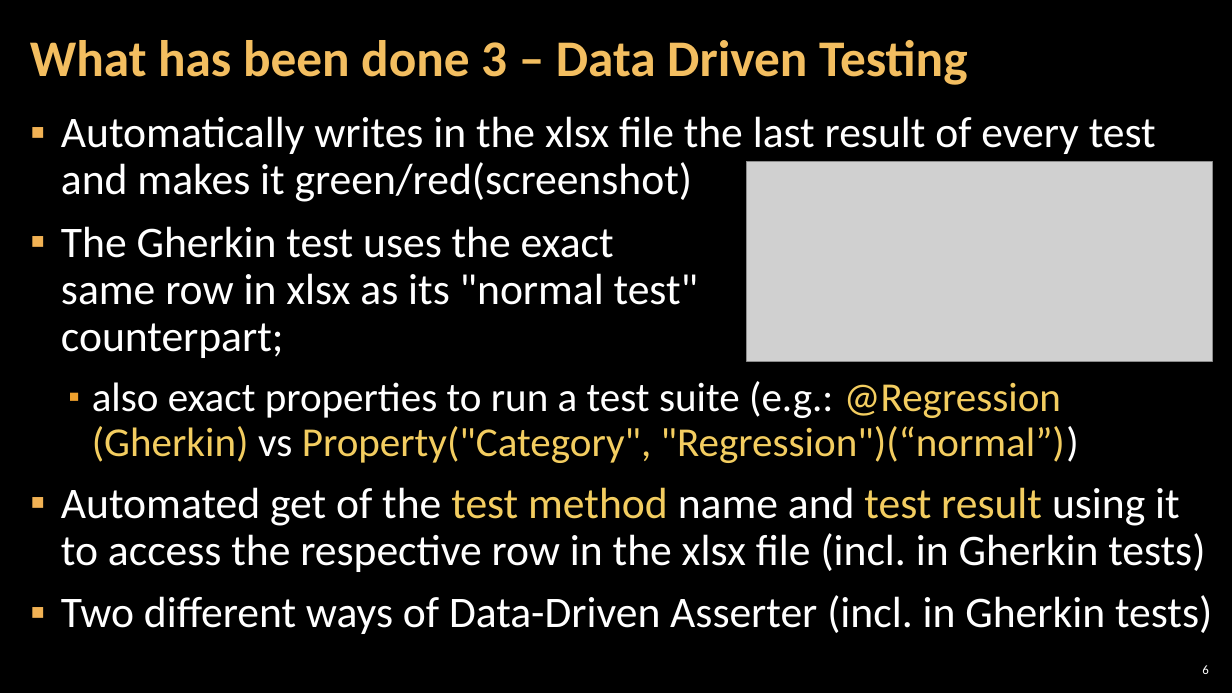
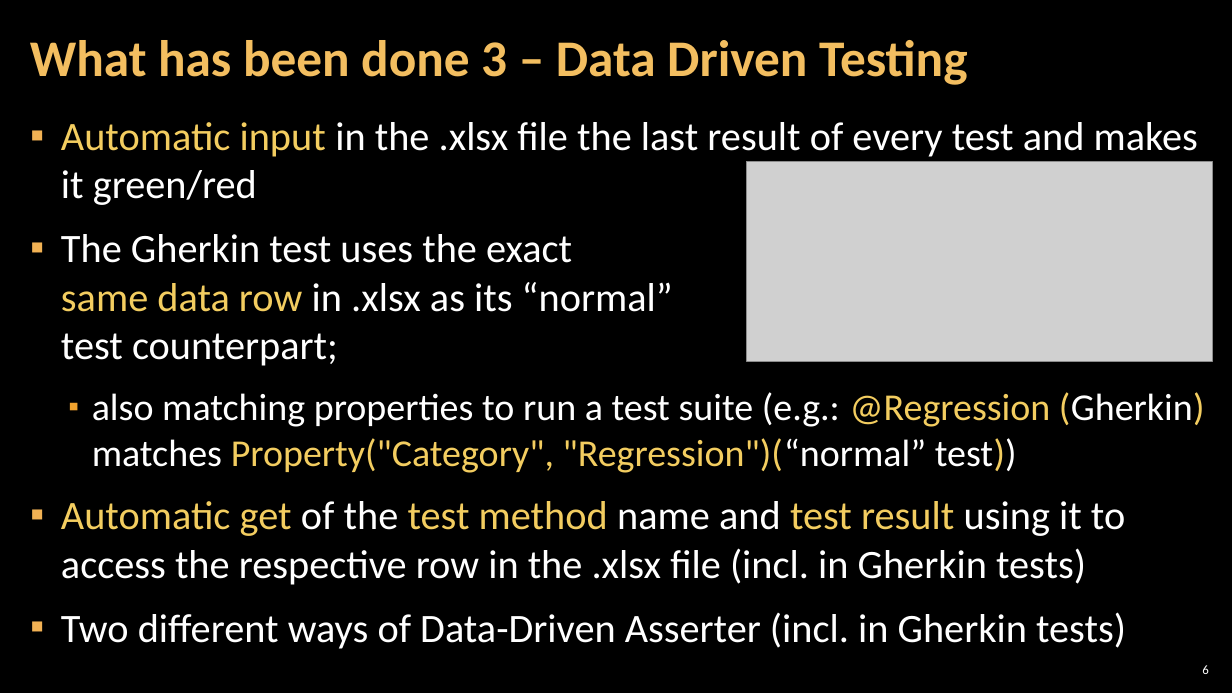
Before and after one commit to vankatabe/Feijoa, a slide deck: slide 6 of Documentation/SoftUni-QA_Automation-BlogProject-Feijoa-Features.pptx. Drawn at 1232x693 pixels with LibreOffice and Linux fonts; fonts in the diff are those of the drawing; grey boxes stand for pictures; background and template pictures are left out. Boxes give left, top, right and bottom in pixels: in the first picture for what was removed or moved away, otherwise in the second. Text is boxed around its words. In the diff, an @@ line names an element or a change of style, - is before the commit and + after.

```diff
--- a/Documentation/SoftUni-QA_Automation-BlogProject-Feijoa-Features.pptx
+++ b/Documentation/SoftUni-QA_Automation-BlogProject-Feijoa-Features.pptx
@@ text at (x1=61, y1=122, x2=1205, y2=585): text changed; size 34 to 31.4 pt @@
-▪ Automatically writes in the xlsx file the last result of every test and makes it green/red(screenshot)
-▪ The Gherkin test uses the exact
-  same row in xlsx as its "normal test"
-  counterpart;
-  ▪ also exact properties to run a test suite (e.g.: @Regression (Gherkin) vs Property("Category", "Regression")(“normal”))
-▪ Automated get of the test method name and test result using it to access the respective row in the xlsx file (incl. in Gherkin tests)
+▪ Automatic input in the .xlsx file the last result of every test and makes it green/red
+▪ The Gherkin test uses the exact
+  same data row in .xlsx as its “normal”
+  test counterpart;
+  ▪ also matching properties to run a test suite (e.g.: @Regression (Gherkin) matches Property("Category", "Regression")(“normal” test))
+▪ Automatic get of the test method name and test result using it to access the respective row in the .xlsx file (incl. in Gherkin tests)
@@ text at (x1=61, y1=612, x2=1126, y2=649): size 34 to 31.4 pt in "Two different ways of Data-Driven Asserter (incl. ..."; line spacing 0.9 to 1 @@
```
Also in this commit, not shown: 8 other slides changed, 5 other files.
